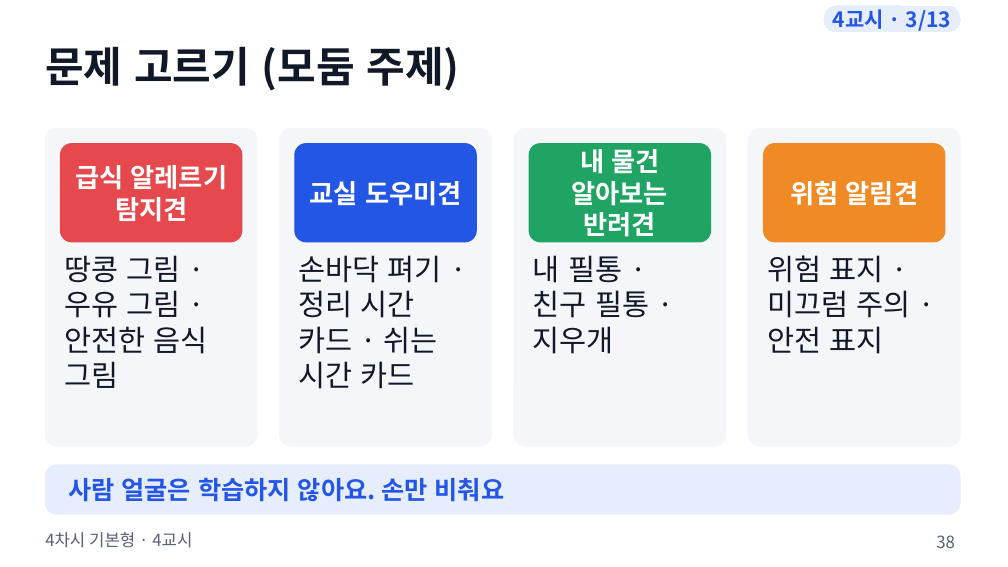
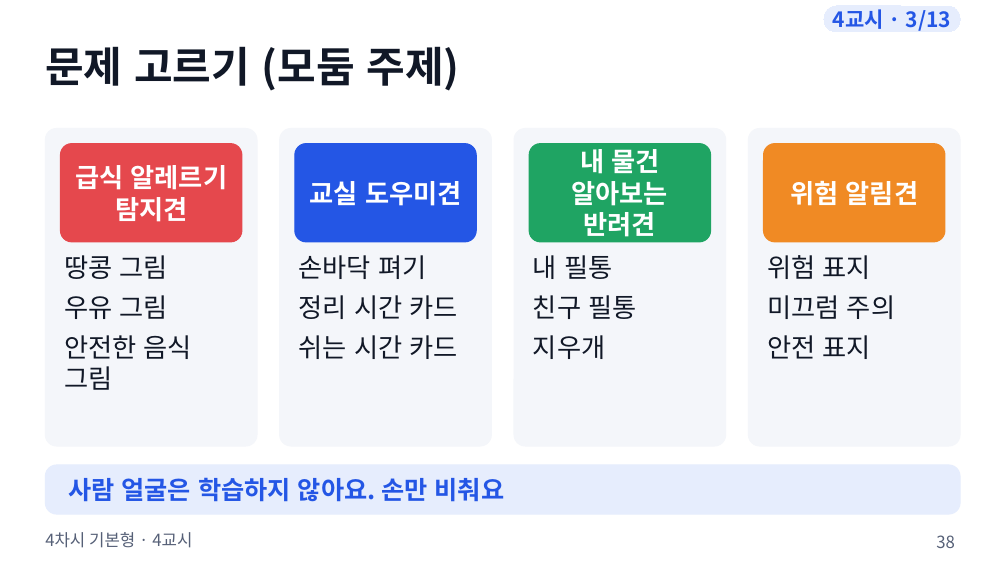
Before and after one commit to boundaryx01-uniquelife/microbit, a slide deck: slide 38 of bridge/docs/materials/4차시_기본형/4차시_수업슬라이드.pptx. Drawn at 1008x567 pixels with LibreOffice and Linux fonts; fonts in the diff are those of the drawing. Boxes give left, top, right and bottom in pixels: in the first picture for what was removed or moved away, otherwise in the second. Text is boxed around its words. In the diff, an @@ line names an element or a change of style, - is before the commit and + after.

```diff
--- a/bridge/docs/materials/4차시_기본형/4차시_수업슬라이드.pptx
+++ b/bridge/docs/materials/4차시_기본형/4차시_수업슬라이드.pptx
@@ text at (x1=64, y1=255, x2=192, y2=390): text changed; size 28 to 25 pt @@
-땅콩 그림 · 우유 그림 · 안전한 음식 그림
+땅콩 그림
+우유 그림
+안전한 음식 그림
@@ text at (x1=299, y1=255, x2=458, y2=359): text changed; size 28 to 25 pt @@
-손바닥 펴기 · 정리 시간 카드 · 쉬는 시간 카드
+손바닥 펴기
+정리 시간 카드
+쉬는 시간 카드
@@ text at (x1=533, y1=255, x2=636, y2=359): text changed; size 28 to 25 pt @@
-내 필통 · 친구 필통 · 지우개
+내 필통
+친구 필통
+지우개
@@ text at (x1=767, y1=255, x2=895, y2=359): text changed; size 28 to 25 pt @@
-위험 표지 · 미끄럼 주의 · 안전 표지
+위험 표지
+미끄럼 주의
+안전 표지
```
Also in this commit, not shown: 4 other slides changed, 12 other files.
